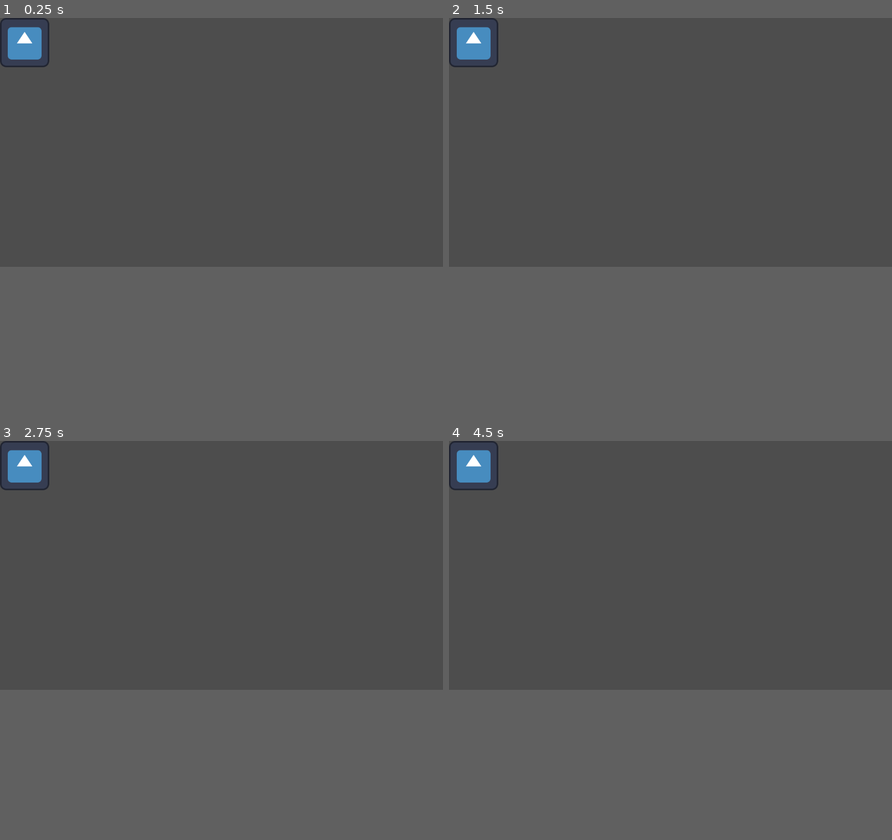
Above: before the commit, frames 1-4 (two rows, left to right).
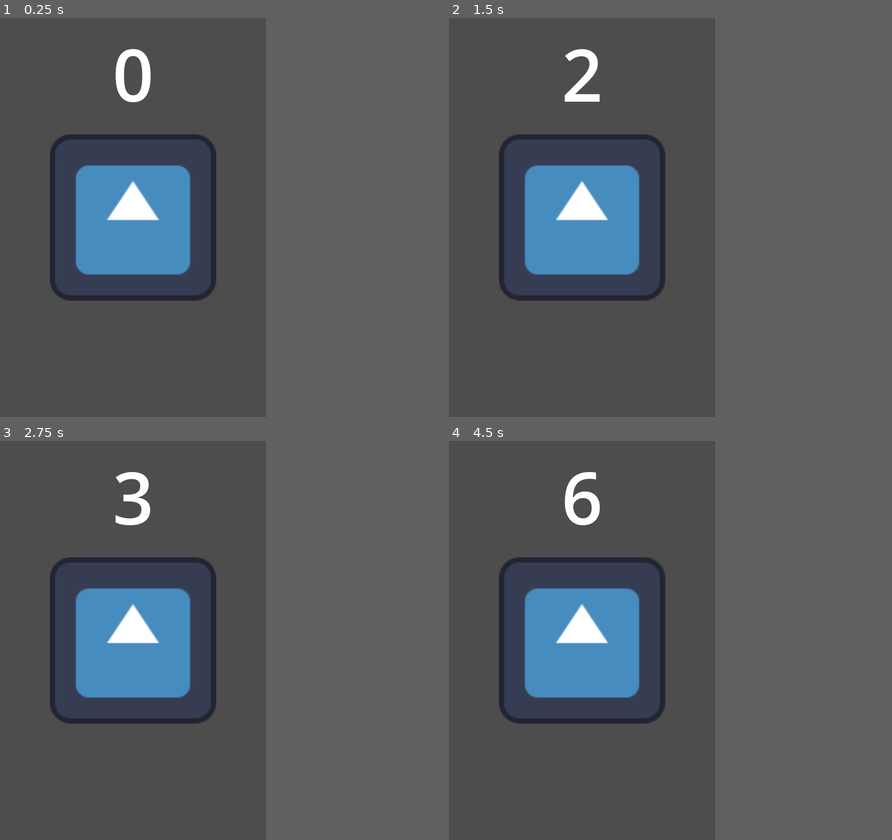
Above: after the commit, the same moments.

Repository: beluga-curieux/pignata_clicker
Game: Godot game, scene res://Node.tscn
The game is run twice, just before and just after one commit, with the same random seed, the same clock (stepped at 60 frames per second) and the same inputs. Before the commit the project starts from res://texture_button.tscn. The engine's default icon, where the game draws it, is replaced by a stand-in: a white triangle on a blue panel in a dark square.
Inputs (mouse positions are in pixels of both pictures, inside the frame that each line leads up to; where the layout moved, square brackets give the same spot in the first picture):
- Up to frame 1 (0.25 s): no input
- Up to frame 2 (1.5 s): click (670, 141) [475, 41] at 0.5 s; click (670, 141) [475, 41] at 1.25 s
- Up to frame 3 (2.75 s): click (221, 564) [26, 464] at 2 s
- Up to frame 4 (4.5 s): tap Enter at 2.75, 4.25 s; tap Space at 3.5 s
In our replay, the window is 799x449 before the commit and 480x720 after it. These sizes can differ from the game's own. Grey fills any space a smaller window leaves; there, only what the larger window draws over its background counts as a difference.

The runs differ from the first frame. In frame 1, 10% of the frame differs, in the area x 0-49%, y 0-71%; in frame 2, 10%; in frame 3, 10%; in frame 4, 10%.

Commit message:
test animation sur un bout avec une image

Diff:
--- /dev/null
+++ b/test_jeux/HUD.gd
@@ -0,0 +1,15 @@
+extends CanvasLayer
+
+
+
+# Called when the node enters the scene tree for the first time.
+func _ready():
+	$Label.text = ""
+
+
+# Called every frame. 'delta' is the elapsed time since the previous frame.
+func _process(delta):
+	pass
+
+func update_scor(score):
+	$Label.text = str(score)
--- /dev/null
+++ b/test_jeux/HUD.tscn
@@ -0,0 +1,20 @@
+[gd_scene load_steps=2 format=3 uid="uid://bu008spsfb3ow"]
+
+[ext_resource type="Script" path="res://HUD.gd" id="1_javl5"]
+
+[node name="HUD" type="CanvasLayer"]
+script = ExtResource("1_javl5")
+
+[node name="Label" type="Label" parent="."]
+anchors_preset = 5
+anchor_left = 0.5
+anchor_right = 0.5
+offset_left = -180.5
+offset_top = 11.0
+offset_right = 180.5
+offset_bottom = 192.0
+grow_horizontal = 2
+theme_override_font_sizes/font_size = 130
+text = "fezfzef"
+horizontal_alignment = 1
+vertical_alignment = 1
--- /dev/null
+++ b/test_jeux/Node.gd
@@ -0,0 +1,11 @@
+extends Node
+
+
+# Called when the node enters the scene tree for the first time.
+func _ready():
+	pass # Replace with function body.
+
+
+# Called every frame. 'delta' is the elapsed time since the previous frame.
+func _process(delta):
+	$HUD.update_scor($TextureButton.i)
--- /dev/null
+++ b/test_jeux/Node.tscn
@@ -0,0 +1,12 @@
+[gd_scene load_steps=4 format=3 uid="uid://rxb47k82d3wq"]
+
+[ext_resource type="PackedScene" uid="uid://bu008spsfb3ow" path="res://HUD.tscn" id="1_s4s22"]
+[ext_resource type="Script" path="res://Node.gd" id="1_wddpk"]
+[ext_resource type="PackedScene" uid="uid://i2uxl17v8oeu" path="res://texture_button.tscn" id="3_affsn"]
+
+[node name="Node" type="Node"]
+script = ExtResource("1_wddpk")
+
+[node name="HUD" parent="." instance=ExtResource("1_s4s22")]
+
+[node name="TextureButton" parent="." instance=ExtResource("3_affsn")]
--- a/test_jeux/Test_textur_buton.gd
+++ b/test_jeux/Test_textur_buton.gd
@@ -1,8 +1,12 @@
 extends TextureButton
+var screen_size
+var i = 0
 
-var i = 0
+signal tap
+
 # Called when the node enters the scene tree for the first time.
 func _ready():
+	screen_size = get_viewport_rect().size
 	print('zzef')
 	pass # Replace with function body.
 
@@ -12,5 +16,10 @@
 	pass
 
 func _on_button_down():
+	tap.emit()
+	i += 1
 	print("salut " + str(i))
-	i += 1
+	if $AnimationPlayer.is_playing():
+		$AnimationPlayer.stop()
+
+	$AnimationPlayer.play("scal animation")
--- a/test_jeux/project.godot
+++ b/test_jeux/project.godot
@@ -11,9 +11,14 @@
 [application]
 
 config/name="Test Jeux"
-run/main_scene="res://texture_button.tscn"
+run/main_scene="res://Node.tscn"
 config/features=PackedStringArray("4.0", "Mobile")
 config/icon="res://icon.svg"
+
+[display]
+
+window/size/viewport_width=480
+window/size/viewport_height=720
 
 [rendering]
 
--- a/test_jeux/texture_button.tscn
+++ b/test_jeux/texture_button.tscn
@@ -1,12 +1,63 @@
-[gd_scene load_steps=3 format=3 uid="uid://i2uxl17v8oeu"]
+[gd_scene load_steps=5 format=3 uid="uid://i2uxl17v8oeu"]
 
 [ext_resource type="Texture2D" uid="uid://boghpp1co0557" path="res://icon.svg" id="1_sfi5c"]
 [ext_resource type="Script" path="res://Test_textur_buton.gd" id="2_edtyd"]
 
-[node name="TextureButton" type="TextureButton"]
-offset_right = 40.0
-offset_bottom = 40.0
+[sub_resource type="Animation" id="Animation_qmaxl"]
+resource_name = "scal animation"
+length = 0.2
+step = 0.01
+tracks/0/type = "value"
+tracks/0/imported = false
+tracks/0/enabled = false
+tracks/0/path = NodePath(".:scale")
+tracks/0/interp = 1
+tracks/0/loop_wrap = true
+tracks/0/keys = {
+"times": PackedFloat32Array(0, 0.1, 0.2),
+"transitions": PackedFloat32Array(0.353553, 0.353553, 0.353553),
+"update": 0,
+"values": [Vector2(2.342, 2.342), Vector2(2.579, 2.579), Vector2(2.342, 2.342)]
+}
+tracks/1/type = "value"
+tracks/1/imported = false
+tracks/1/enabled = true
+tracks/1/path = NodePath(".:position")
+tracks/1/interp = 1
+tracks/1/loop_wrap = true
+tracks/1/keys = {
+"times": PackedFloat32Array(0, 0.05, 0.1, 0.15, 0.2),
+"transitions": PackedFloat32Array(0.210224, 0.210224, 1, 1, 0.210224),
+"update": 0,
+"values": [Vector2(176, 296), Vector2(196, 296), Vector2(176, 296), Vector2(166.006, 296), Vector2(176, 296)]
+}
+
+[sub_resource type="AnimationLibrary" id="AnimationLibrary_ltglh"]
+_data = {
+"scal animation": SubResource("Animation_qmaxl")
+}
+
+[node name="BoutonAnime" type="TextureButton"]
+anchors_preset = 8
+anchor_left = 0.5
+anchor_top = 0.5
+anchor_right = 0.5
+anchor_bottom = 0.5
+offset_left = -64.0001
+offset_top = -64.0
+offset_right = 64.0002
+offset_bottom = 64.0
+grow_horizontal = 2
+grow_vertical = 2
+scale = Vector2(2.342, 2.342)
+pivot_offset = Vector2(64, 64)
+size_flags_horizontal = 0
 texture_normal = ExtResource("1_sfi5c")
 script = ExtResource("2_edtyd")
 
+[node name="AnimationPlayer" type="AnimationPlayer" parent="."]
+libraries = {
+"": SubResource("AnimationLibrary_ltglh")
+}
+
 [connection signal="button_down" from="." to="." method="_on_button_down"]
